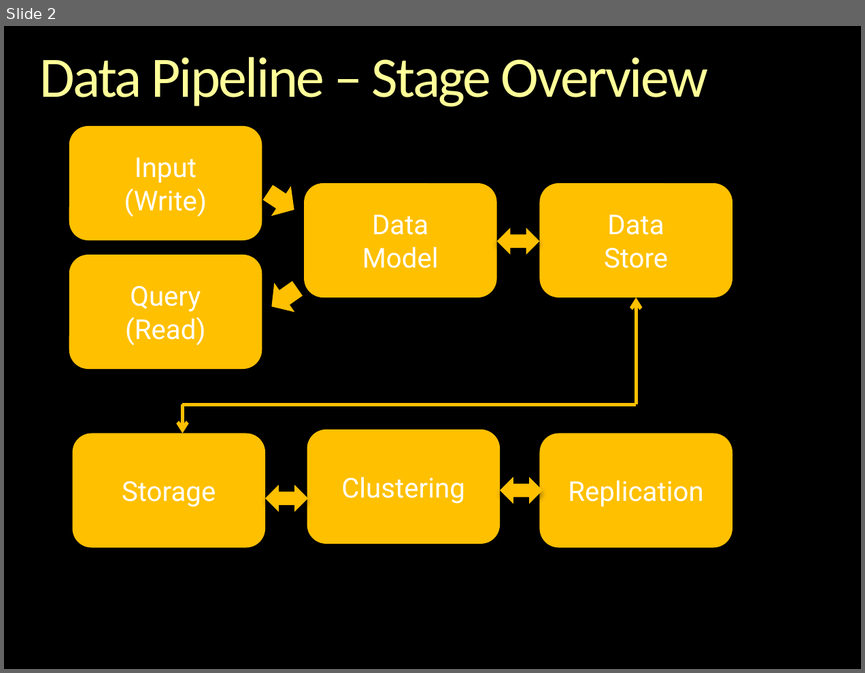
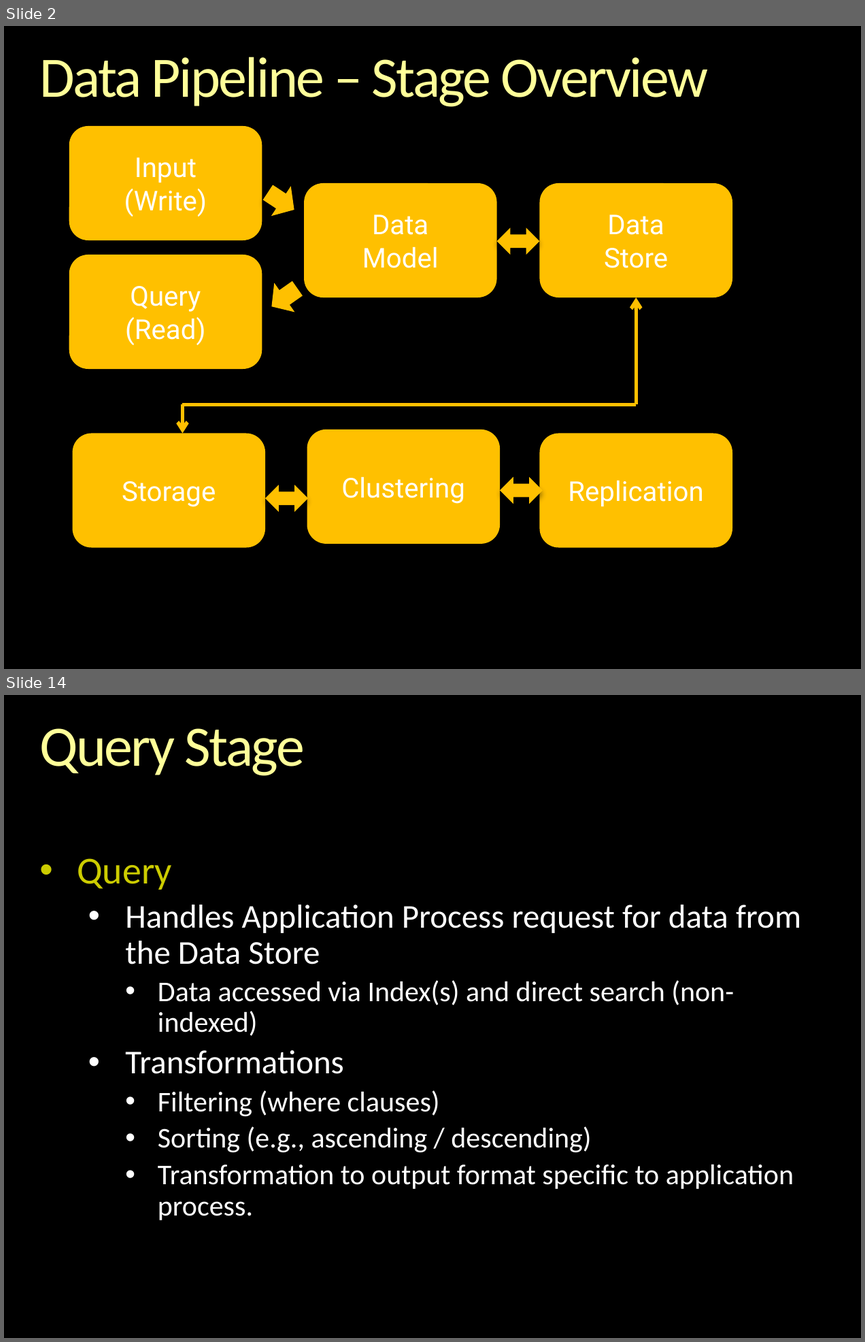
Before and after one commit to andrewferlitsch/epipog-nosql, a slide deck: specs/stages/Data Pipeline.pptx. Shown one above the other, each under a label of ours: slide 2 before the commit, slides 2 and 14 after it; the slides between them are not shown. The pictures are 865x673 and 865x1342 pixels, drawn with LibreOffice and Linux fonts; fonts in the diff are those of the drawing; background and template pictures are left out. Boxes give left, top, right and bottom in pixels: in the first picture for what was removed or moved away, otherwise in the second. Text is boxed around its words. In the diff, an @@ line names an element or a change of style, - is before the commit and + after.

```diff
--- a/specs/stages/Data Pipeline.pptx
+++ b/specs/stages/Data Pipeline.pptx
@@ slide 14 added at (4,695,861,1338), background picture (left out) @@
@@ title added at (39,728,305,776), 48 pt, text gradient #FFFFB9 to #FFFF99 to #F6AE1E @@
+Query Stage
@@ text added at (77,858,801,1220), 24 pt, text #FFFFFF @@
+• Query
+  • Handles Application Process request for data from the Data Store
+    • Data accessed via Index(s) and direct search (non-indexed)
+  • Transformations
+    • Filtering (where clauses)
+    • Sorting (e.g., ascending / descending)
+    • Transformation to output format specific to application process.
```
Also in this commit, not shown: 5 slides changed, 6 other slides added, 2 other files.
